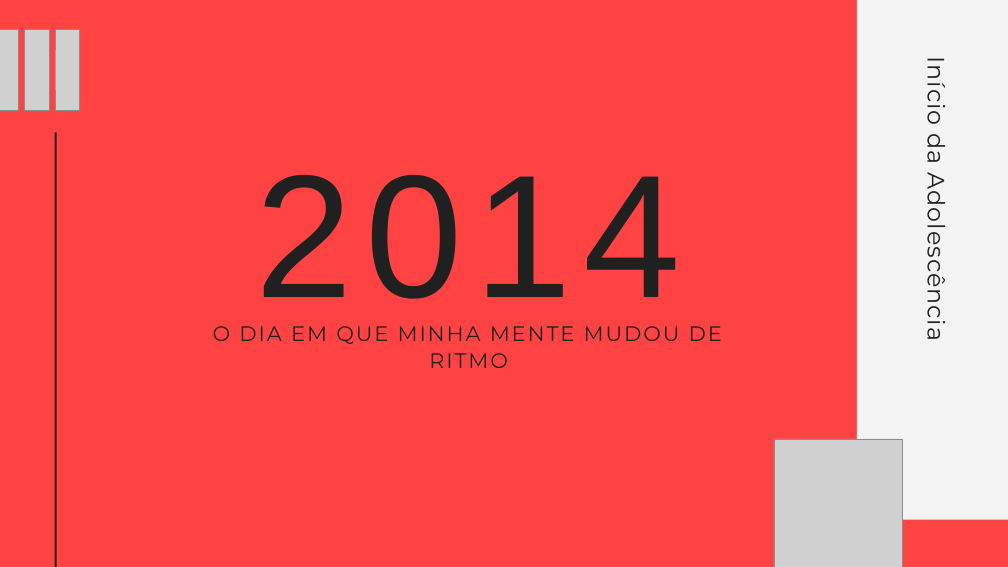
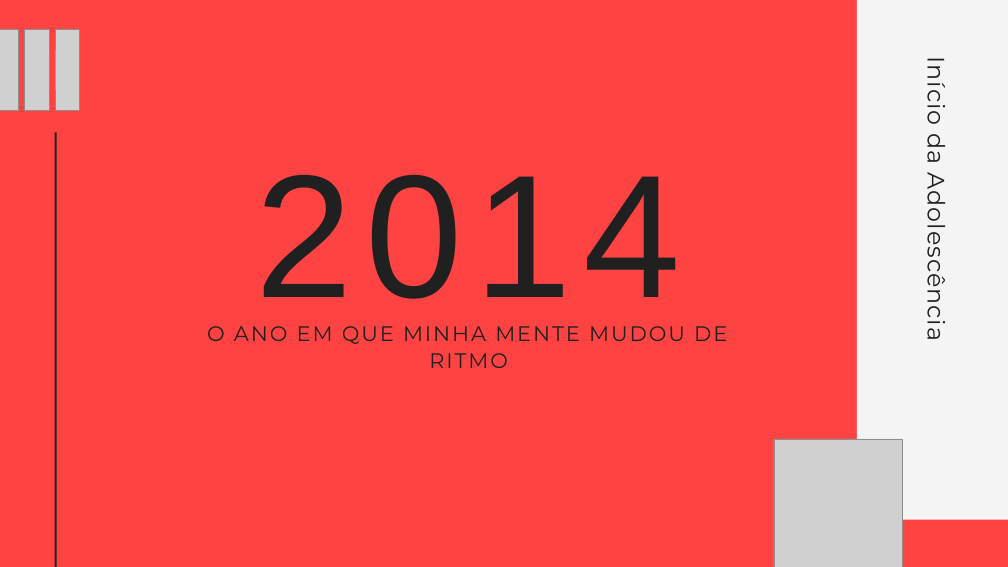
Before and after one commit to abnerNunes/Individual-Oficial-Abner, a slide deck: slide 5 of T.I/PPT/Aoresentação INAD.pptx. Drawn at 1008x567 pixels with LibreOffice and Linux fonts; fonts in the diff are those of the drawing; grey boxes stand for pictures. Boxes give left, top, right and bottom in pixels: in the first picture for what was removed or moved away, otherwise in the second. Text is boxed around its words. In the diff, an @@ line names an element or a change of style, - is before the commit and + after.

Commit message:
Mudança Mínima nos Slides

```diff
--- a/T.I/PPT/Aoresentação INAD.pptx
+++ b/T.I/PPT/Aoresentação INAD.pptx
@@ text at (207,326,727,368): text changed @@
-O DIA EM QUE MINHA MENTE MUDOU DE RITMO
+O ANO EM QUE MINHA MENTE MUDOU DE RITMO
```
